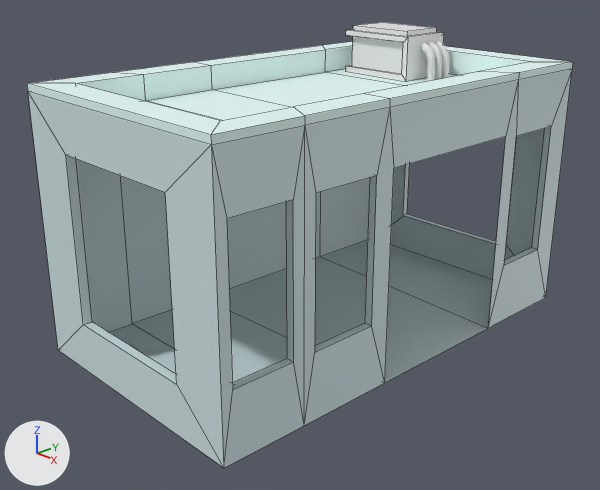
The Blender file low poly city/edificio_1.blend: old version first, new version second.
One viewpoint serves both versions: a camera (50 mm lens) standing at (4.3, -4.24, 2.98) and looking at (0.03, -0.23, 0.73). Every picture has the same lights, and +X, +Y and +Z are marked at lower left. Mesh edges are drawn as thin lines on the coarser meshes.

Before the edit, the objects in view are built like this:
```python
me_cube = bpy.data.meshes.new('Cube')
me_cube.from_pydata(...)  # 92 vertices, 83 faces; spans x -1.0..1.0, y -1.75..1.75, z -1.0..1.0
# faces by material slot: [49, 34]
me_cube.materials.append(mat_material)  # white #d2e4e6
me_cube.materials.append(mat_material_001)  # white #e9fffc
me_cube_001 = bpy.data.meshes.new('Cube.001')
me_cube_001.from_pydata(...)  # 32 vertices, 30 faces; spans x -0.338..0.338, y -0.229..0.229, z -0.174..0.211
ob_cube = bpy.data.objects.new('Cube', me_cube)
ob_cube.location = (0.0, 0.0, 1.0)
ob_cube_001 = bpy.data.objects.new('Cube.001', me_cube_001)
ob_cube_001.location = (-0.341, 1.201, 1.987)
```
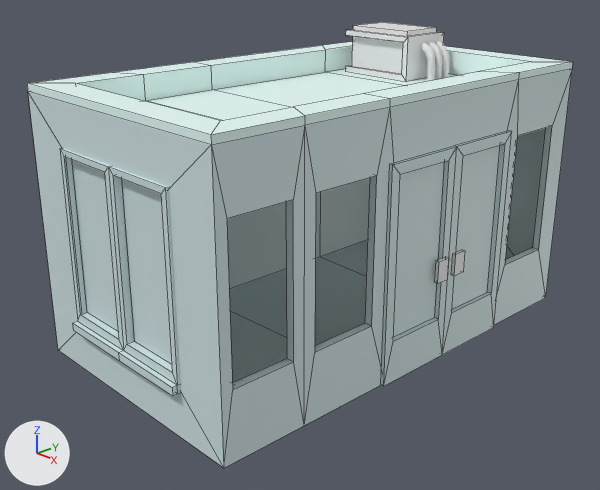
Boxes (x1, y1, x2, y2) around the edits, measured in the pictures (600 x 490 px):
'Cube.003', added
    after: (381, 131, 512, 386)
'Cube.002', added
    after: (60, 148, 181, 396)
'Cube.004', added
    after: (435, 250, 465, 283)

Edits to the bpy script that builds the scene:
```text
Add me_cube_004:
    me_cube_004.from_pydata(...)  # a box spanning x -1.0..1.0, y -2.73..-0.73, z -1.0..1.0; a box spanning x -1.0..1.0, y 0.73..2.73, z -1.0..1.0
Add me_cube_003:
    me_cube_003.from_pydata(...)  # 28 vertices, 24 faces; spans x -0.02..0.02, y -0.66..0.66, z -0.86..0.72
    me_cube_003.materials.append(mat_material)  # white #d2e4e6
Add me_cube_002:
    me_cube_002.from_pydata(...)  # 39 vertices, 34 faces; spans x -0.596..0.596, y -1.791..-1.697, z -0.667..0.635
    me_cube_002.materials.append(mat_material)  # white #d2e4e6
Add ob_cube_004:
    ob_cube_004 = bpy.data.objects.new('Cube.004', me_cube_004)
    ob_cube_004.location = (1.038, 0.294, 0.717)
    ob_cube_004.scale = (0.0142, 0.0549, 0.0826)
Add ob_cube_003:
    ob_cube_003 = bpy.data.objects.new('Cube.003', me_cube_003)
    ob_cube_003.location = (1.007, 0.294, 0.862)
Add ob_cube_002:
    ob_cube_002 = bpy.data.objects.new('Cube.002', me_cube_002)
    ob_cube_002.location = (0.0, -0.021, 1.0)
```
